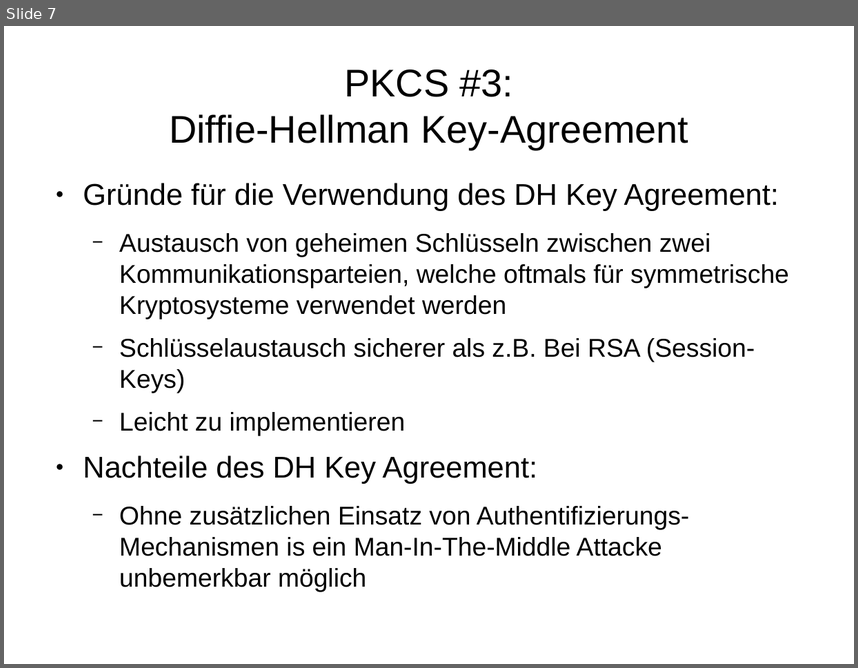
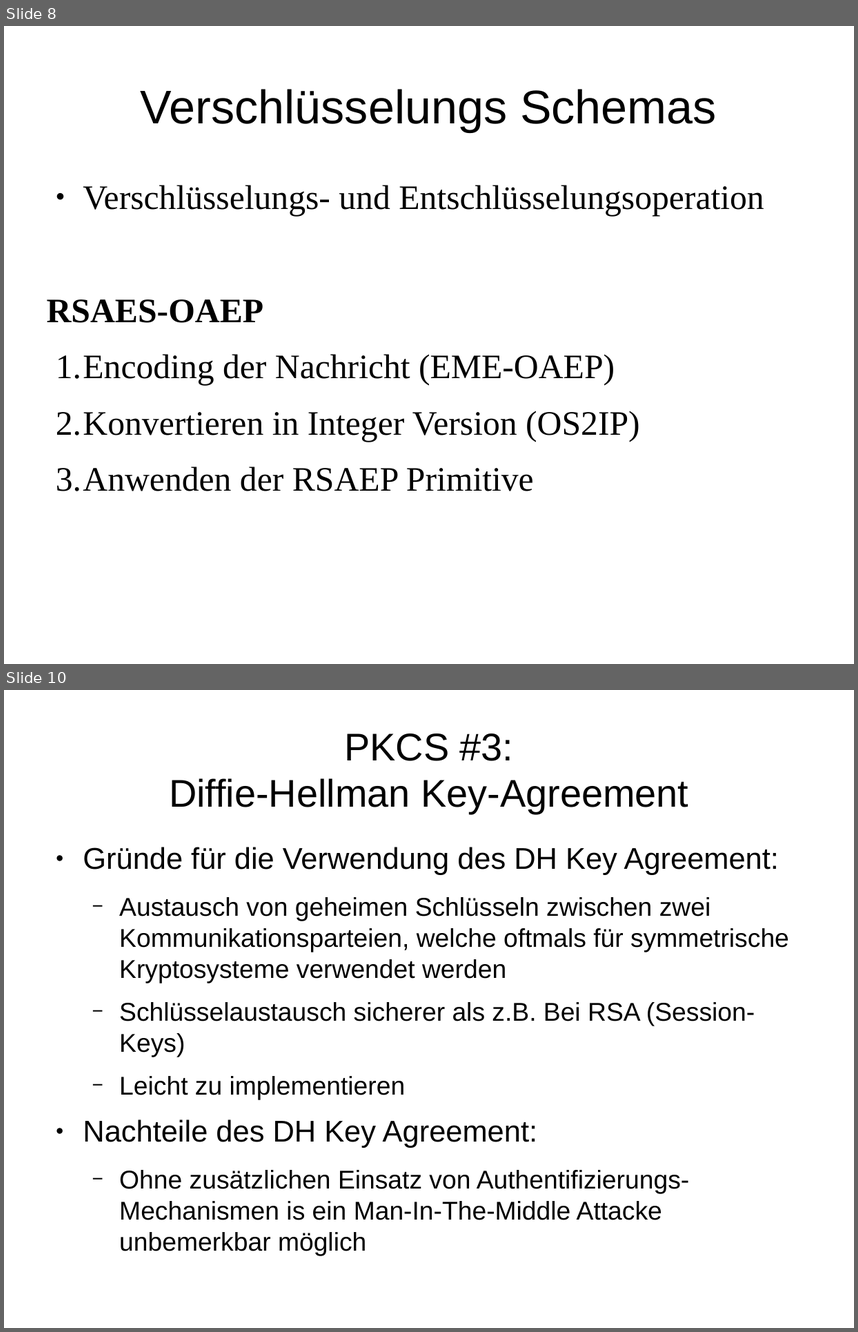
Before and after one commit to FFHS-Inf-2010-students/sa-krypt, a slide deck: pres/praesentation.odp. Shown one above the other, each under a label of ours: slide 7 before the commit, slides 8 and 10 after it; the slides between them are not shown. The pictures are 858x668 and 858x1332 pixels, drawn with LibreOffice and Linux fonts; fonts in the diff are those of the drawing. Boxes give left, top, right and bottom in pixels: in the first picture for what was removed or moved away, otherwise in the second. Text is boxed around its words. In the diff, an @@ line names an element or a change of style, - is before the commit and + after.

```diff
--- a/pres/praesentation.odp
+++ b/pres/praesentation.odp
@@ slide 8 added at [4, 26, 854, 664], background #FFFFFF @@
@@ title added at [141, 89, 717, 132], 44 pt, text #000000 @@
+Verschlüsselungs Schemas
@@ text added at [47, 185, 764, 491], 32 pt, text #000000 @@
+● Verschlüsselungs- und Entschlüsselungsoperation
+RSAES-OAEP
+1. Encoding der Nachricht (EME-OAEP)
+2. Konvertieren in Integer Version (OS2IP)
+3. Anwenden der RSAEP Primitive
@@ what was slide 7 is now slide 10 @@
```
Also in this commit, not shown: 13 slides changed, 5 other slides added, 1 slide removed.
